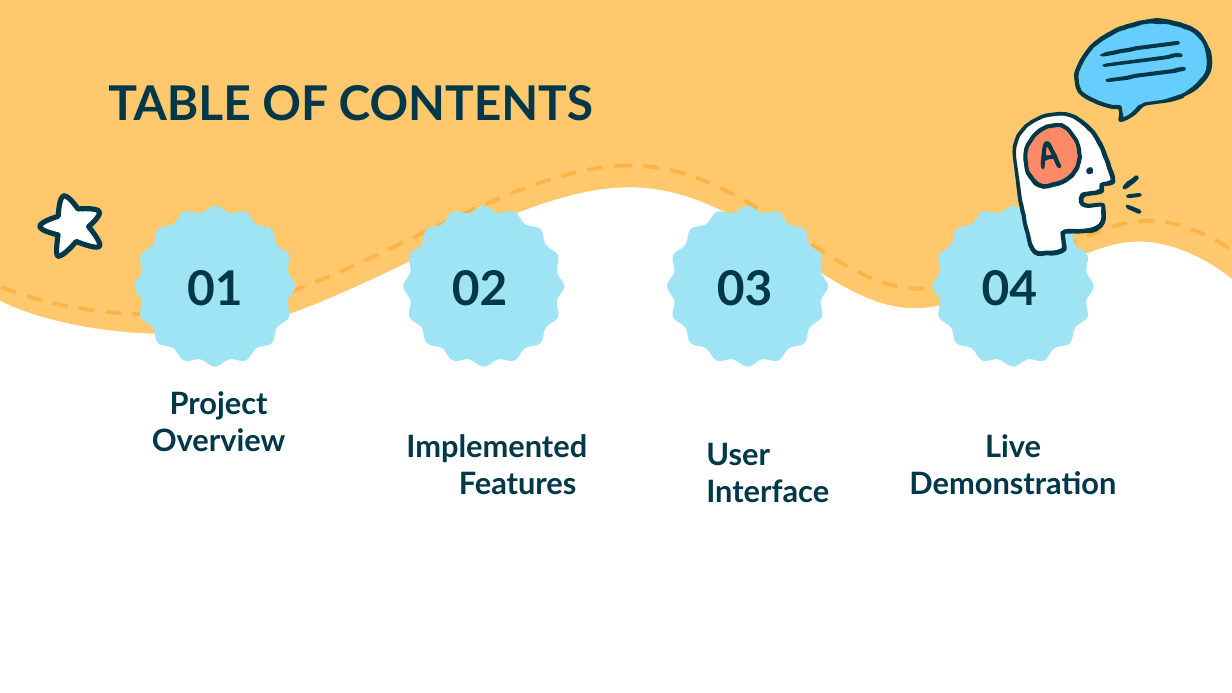
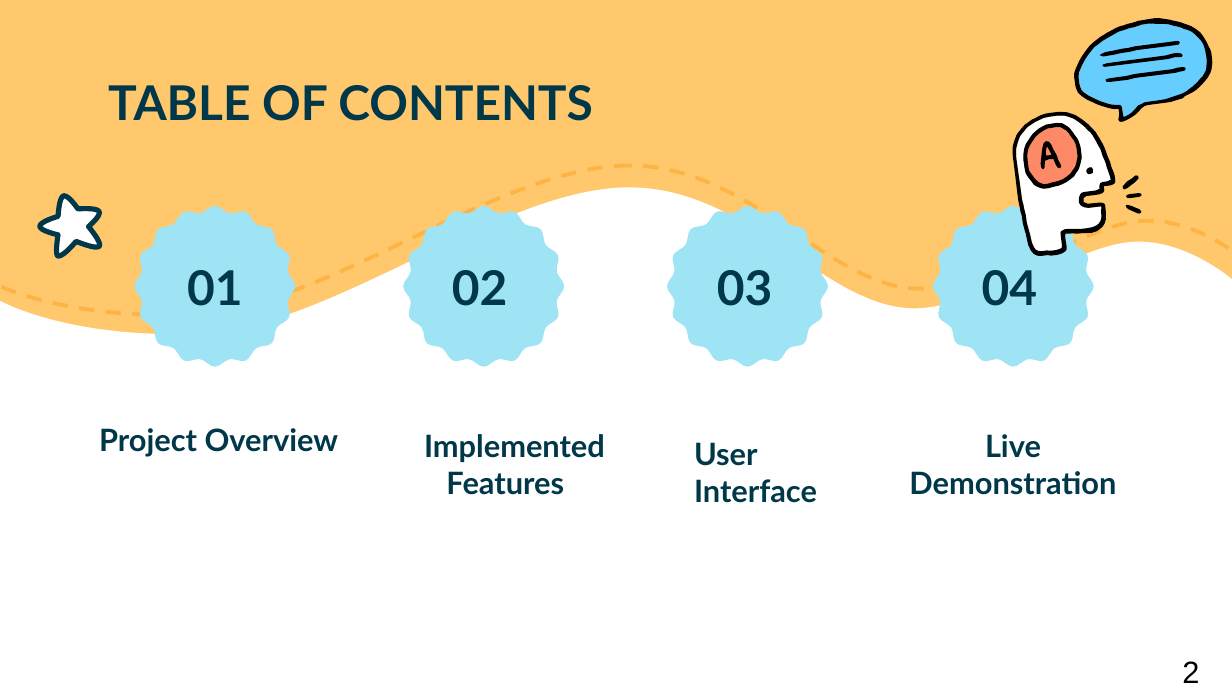
Before and after one commit to gr007-40/Teddit, a slide deck: slide 2 of Final-Project-Presentation.pptx. Drawn at 1232x693 pixels with LibreOffice and Linux fonts; fonts in the diff are those of the drawing. Boxes give left, top, right and bottom in pixels: in the first picture for what was removed or moved away, otherwise in the second. Text is boxed around its words. In the diff, an @@ line names an element or a change of style, - is before the commit and + after.

```diff
--- a/Final-Project-Presentation.pptx
+++ b/Final-Project-Presentation.pptx
@@ freeform shape at bbox=[1100, 41, 1180, 57]: fill #003849 to #000000 @@
@@ outline redrawn in 4 elements at bbox=[933, 206, 1094, 367], bbox=[1078, 23, 1206, 117], bbox=[1016, 116, 1111, 253], bbox=[1027, 127, 1078, 184] @@
@@ fill #003849 to #000000; outline redrawn in 9 elements at bbox=[1074, 18, 1214, 122], bbox=[1105, 67, 1186, 81], bbox=[1103, 53, 1183, 68], bbox=[1013, 112, 1116, 256], bbox=[1122, 175, 1140, 190], bbox=[1126, 205, 1142, 213], bbox=[1126, 193, 1142, 198], bbox=[1024, 123, 1083, 190], bbox=[1041, 140, 1062, 170] @@
@@ freeform shape at bbox=[1087, 166, 1094, 174]: fill #003849 to #000000 @@
@@ 3 subtitles: place and size @@
-3 subtitles at bbox=[152, 391, 829, 503]
+3 subtitles at bbox=[99, 428, 817, 503]
@@ text added at bbox=[1182, 661, 1199, 683], 18 pt, text #000000 @@
+2
```
Also in this commit, not shown: 21 other slides changed.
